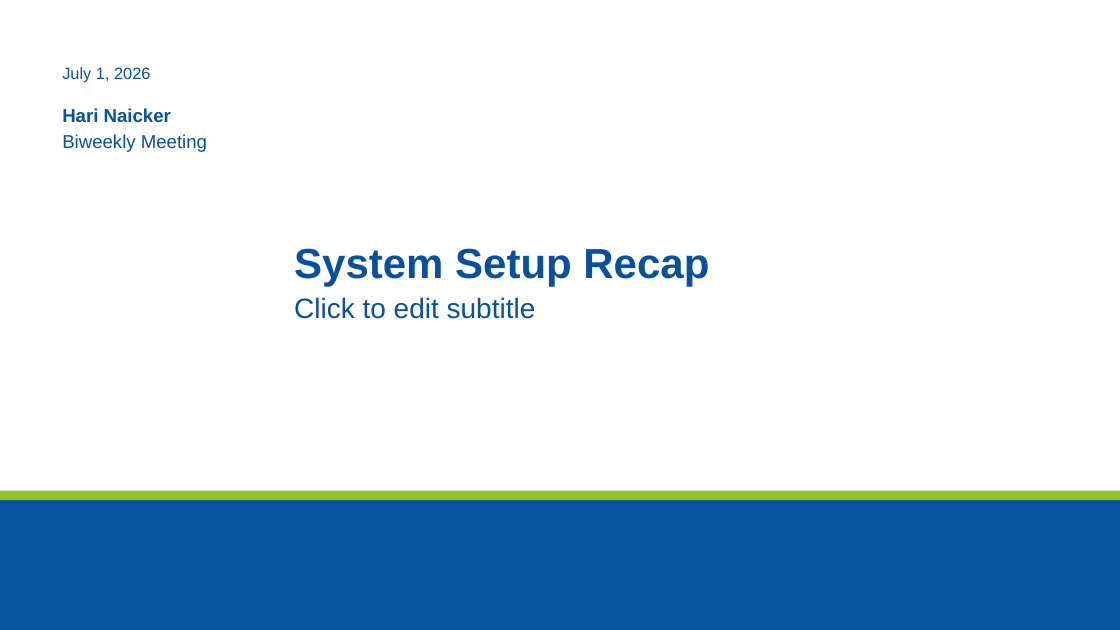
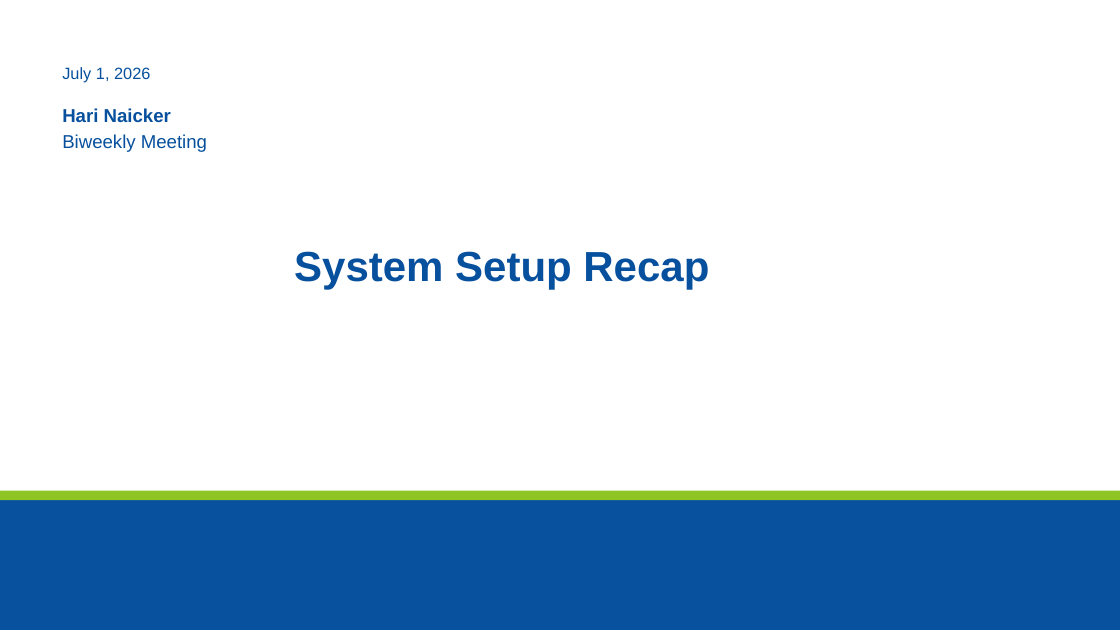
Before and after one commit to hvnaick/INL_DT_Intern, a slide deck: slide 1 of Biweekly Meetings/7_2_2026_hnaicker.pptx. Drawn at 1120x630 pixels with LibreOffice and Linux fonts; fonts in the diff are those of the drawing; background and template pictures are left out. Boxes give left, top, right and bottom in pixels: in the first picture for what was removed or moved away, otherwise in the second. Text is boxed around its words. In the diff, an @@ line names an element or a change of style, - is before the commit and + after.

```diff
--- a/Biweekly Meetings/7_2_2026_hnaicker.pptx
+++ b/Biweekly Meetings/7_2_2026_hnaicker.pptx
@@ text at [294, 297, 536, 319]: paragraph removed @@
-Click to edit subtitle
```
Also in this commit, not shown: 2 other slides changed, 19 other files.
